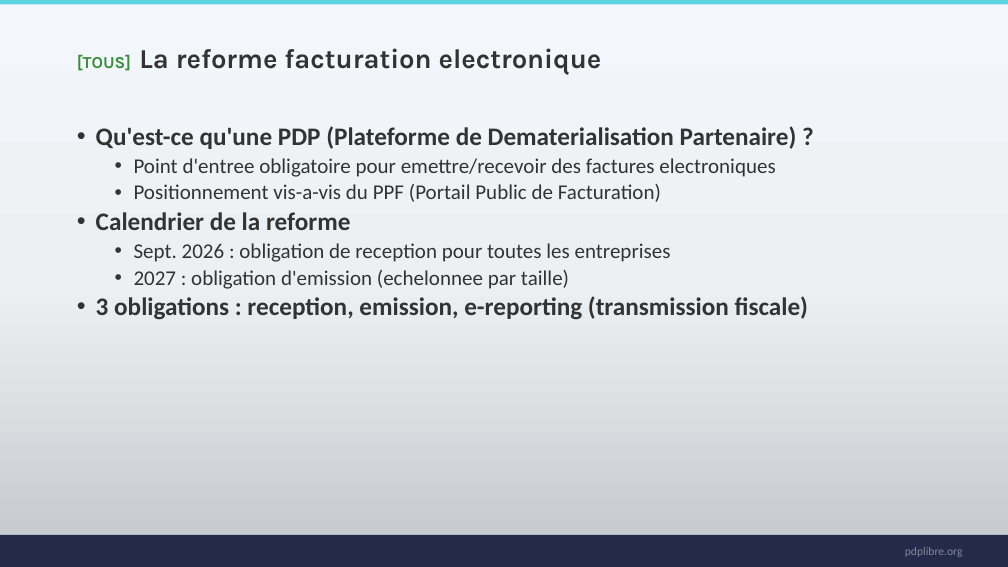
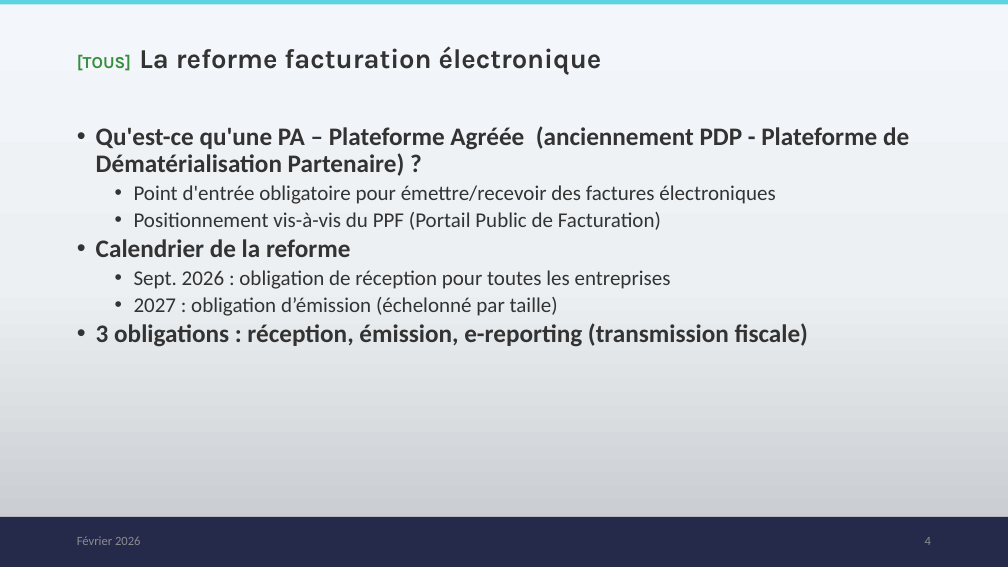
Before and after one commit to PDP-Libre/PA_Communautaire, a slide deck: slide 4 of docs/00_onboarding/onboarding.pptx. Drawn at 1008x567 pixels with LibreOffice and Linux fonts; fonts in the diff are those of the drawing; background and template pictures are left out. Boxes give left, top, right and bottom in pixels: in the first picture for what was removed or moved away, otherwise in the second. Text is boxed around its words. In the diff, an @@ line names an element or a change of style, - is before the commit and + after.

```diff
--- a/docs/00_onboarding/onboarding.pptx
+++ b/docs/00_onboarding/onboarding.pptx
@@ title at [77,46,602,75]: text changed @@
-[TOUS] La reforme facturation electronique
+[TOUS] La reforme facturation électronique
@@ text at [96,126,909,230]: text changed @@
-• Qu'est-ce qu'une PDP (Plateforme de Dematerialisation Partenaire) ?
-  • Point d'entree obligatoire pour emettre/recevoir des factures electroniques
-  • Positionnement vis-a-vis du PPF (Portail Public de Facturation)
+• Qu'est-ce qu'une PA – Plateforme Agréée (anciennement PDP - Plateforme de Dématérialisation Partenaire) ?
+  • Point d'entrée obligatoire pour émettre/recevoir des factures électroniques
+  • Positionnement vis-à-vis du PPF (Portail Public de Facturation)
@@ text at [96,270,809,347]: text changed @@
-  • Sept. 2026 : obligation de reception pour toutes les entreprises
-  • 2027 : obligation d'emission (echelonnee par taille)
-• 3 obligations : reception, emission, e-reporting (transmission fiscale)
+  • Sept. 2026 : obligation de réception pour toutes les entreprises
+  • 2027 : obligation d’émission (échelonné par taille)
+• 3 obligations : réception, émission, e-reporting (transmission fiscale)
@@ rectangle: place and size @@
-rectangle at [0,535,1008,567]
+rectangle at [0,517,1008,567]
@@ text added at [77,536,141,545], 12 pt, text #8D8D92 @@
+Février 2026
@@ page number added at [925,537,931,545], 12 pt, text #8D8D92 @@
+4
@@ text removed at [905,547,963,557] @@
-pdplibre.org
```
Also in this commit, not shown: 40 other slides changed, 1 slide added.
